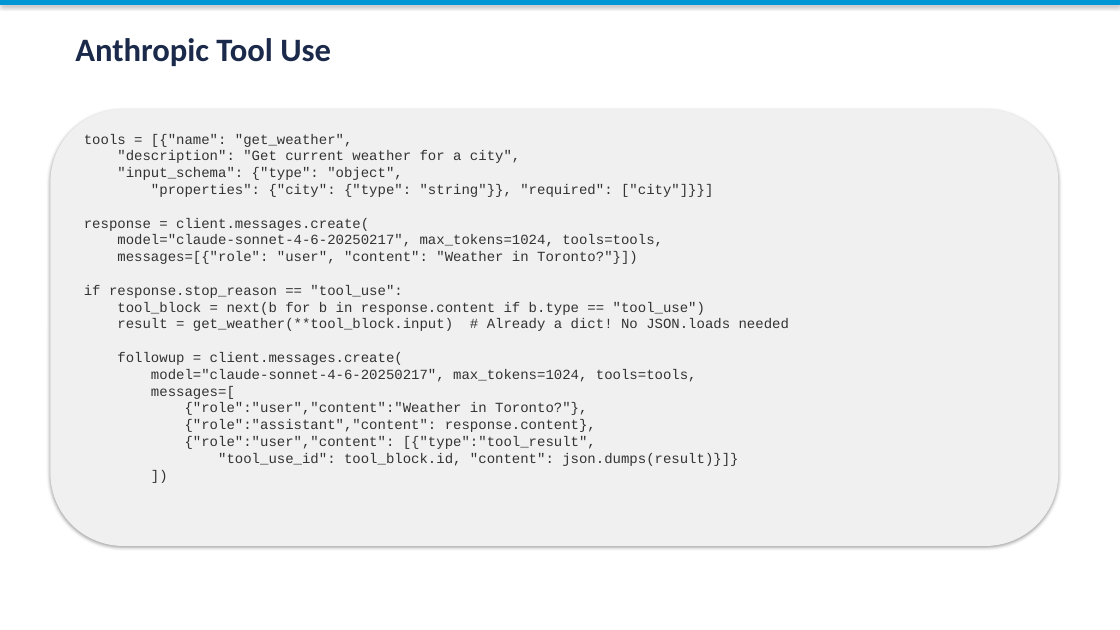
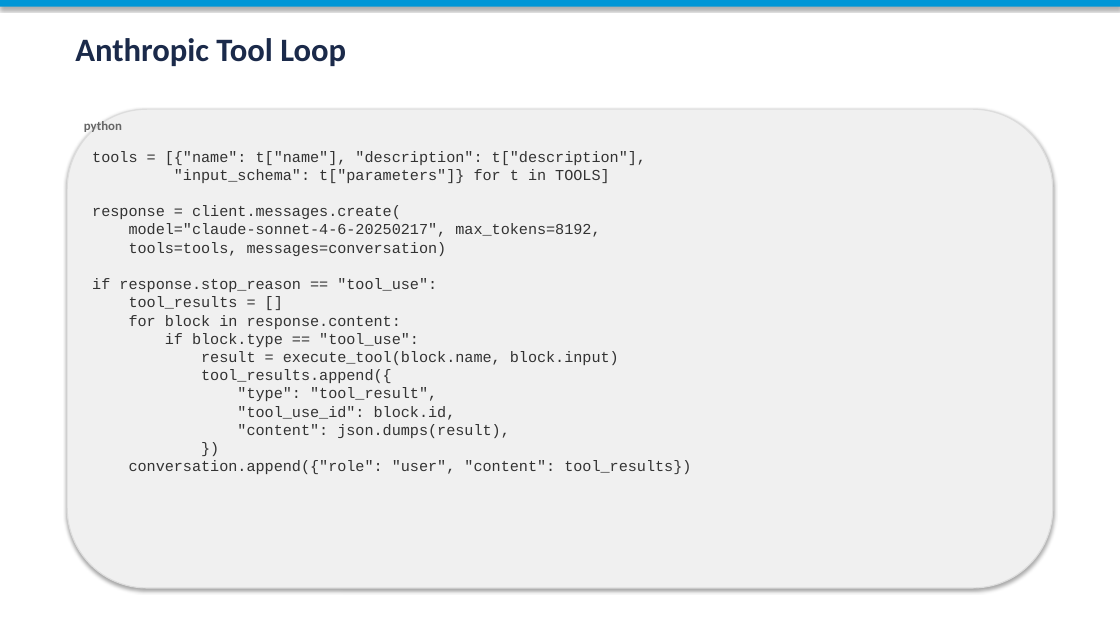
Before and after one commit to toroleapinc/cut-the-crap, a slide deck: slide 6 of developer/session-3/session-3-tool-use.pptx (slide 5 before the commit). Drawn at 1120x630 pixels with LibreOffice and Linux fonts; fonts in the diff are those of the drawing. Boxes give left, top, right and bottom in pixels: in the first picture for what was removed or moved away, otherwise in the second. Text is boxed around its words. In the diff, an @@ line names an element or a change of style, - is before the commit and + after.

Commit message:
Regenerate all PPTX decks: corrected OAuth flow, consistent model names, accurate pricing

```diff
--- a/developer/session-3/session-3-tool-use.pptx
+++ b/developer/session-3/session-3-tool-use.pptx
@@ text at [75,38,346,66]: text changed @@
-Anthropic Tool Use
+Anthropic Tool Loop
@@ rounded rectangle: place and size @@
-rounded rectangle at [50,109,1059,546]
+rounded rectangle at [67,109,1053,588]
@@ rounded rectangle at [67,109,1053,588]: outline none to #DDDDDD 1 pt @@
@@ text added at [84,121,122,132], 11 pt, text #666666, bold @@
+python
@@ text at [92,151,691,474]: text changed; size 12 to 13 pt @@
-tools = [{"name": "get_weather",
-"description": "Get current weather for a city",
-"input_schema": {"type": "object",
-"properties": {"city": {"type": "string"}}, "required": ["city"]}}]
-response = client.messages.create(
-model="claude-sonnet-4-6-20250217", max_tokens=1024, tools=tools,
-messages=[{"role": "user", "content": "Weather in Toronto?"}])
-if response.stop_reason == "tool_use":
-tool_block = next(b for b in response.content if b.type == "tool_use")
-result = get_weather(**tool_block.input) # Already a dict! No JSON.loads needed
-followup = client.messages.create(
-model="claude-sonnet-4-6-20250217", max_tokens=1024, tools=tools,
-messages=[
-{"role":"user","content":"Weather in Toronto?"},
-{"role":"assistant","content": response.content},
-{"role":"user","content": [{"type":"tool_result",
-"tool_use_id": tool_block.id, "content": json.dumps(result)}]}
-])
+tools = [{"name": t["name"], "description": t["description"],
+"input_schema": t["parameters"]} for t in TOOLS]
+response = client.messages.create(
+model="claude-sonnet-4-6-20250217", max_tokens=8192,
+tools=tools, messages=conversation)
+if response.stop_reason == "tool_use":
+tool_results = []
+for block in response.content:
+if block.type == "tool_use":
+result = execute_tool(block.name, block.input)
+tool_results.append({
+"type": "tool_result",
+"tool_use_id": block.id,
+"content": json.dumps(result),
+})
+conversation.append({"role": "user", "content": tool_results})
```
Also in this commit, not shown: 3 other slides changed, 8 slides added, 6 slides removed, 9 other files.
